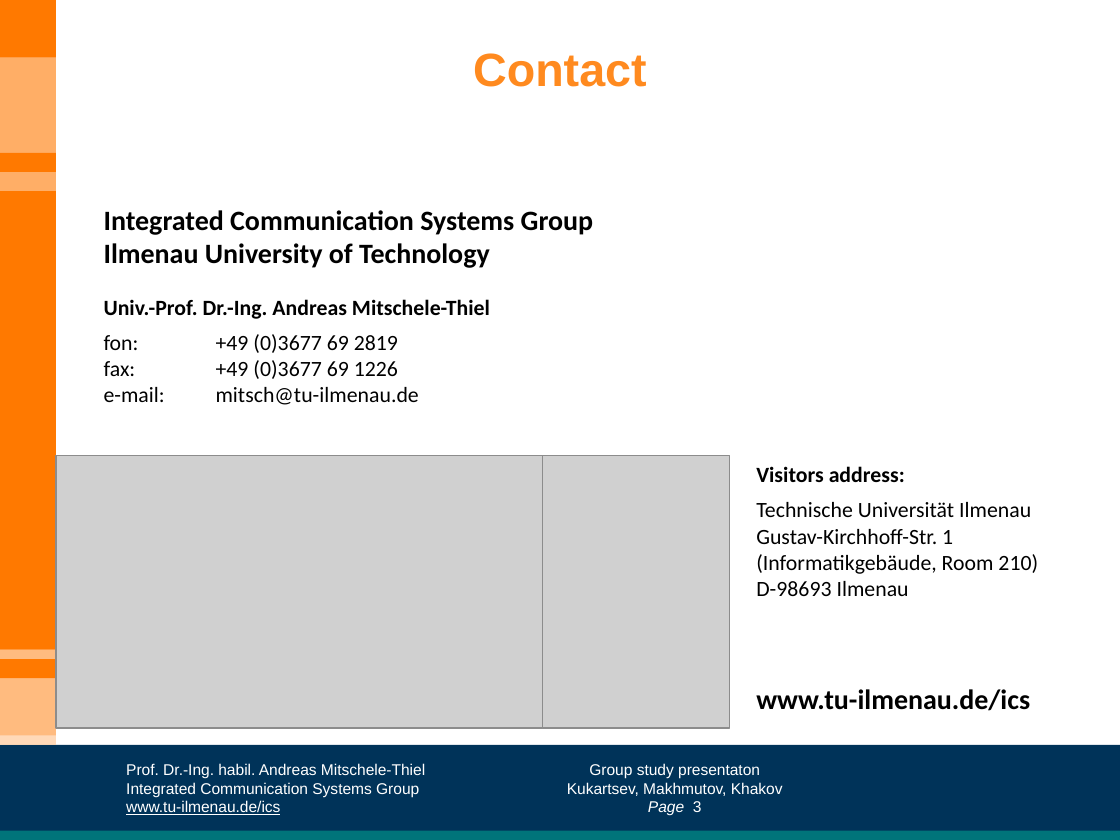
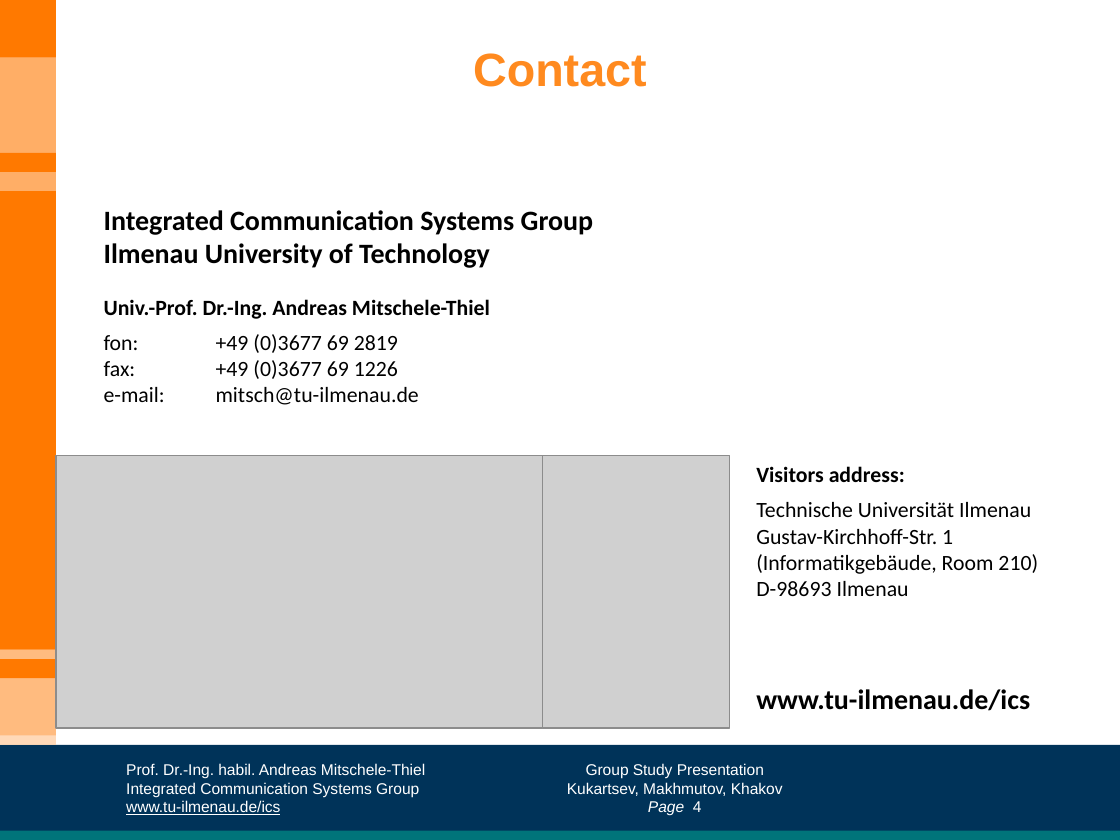
Before and after one commit to Kirkirillka/GPS_Tracker, a slide deck: slide 4 of docs/presentation/GroupStudy-presentation.pptx (slide 3 before the commit). Drawn at 1120x840 pixels with LibreOffice and Linux fonts; fonts in the diff are those of the drawing; grey boxes stand for pictures; background and template pictures are left out. Boxes give left, top, right and bottom in pixels: in the first picture for what was removed or moved away, otherwise in the second. Text is boxed around its words. In the diff, an @@ line names an element or a change of style, - is before the commit and + after.

```diff
--- a/docs/presentation/GroupStudy-presentation.pptx
+++ b/docs/presentation/GroupStudy-presentation.pptx
@@ text at <box>586,763,764,778</box>: text changed @@
-Group study presentaton
+Group Study Presentation
@@ text at <box>648,801,702,816</box>: text changed @@
-Page 3
+Page 4
```
Also in this commit, not shown: 2 other slides changed, 1 slide added, 4 other files.
